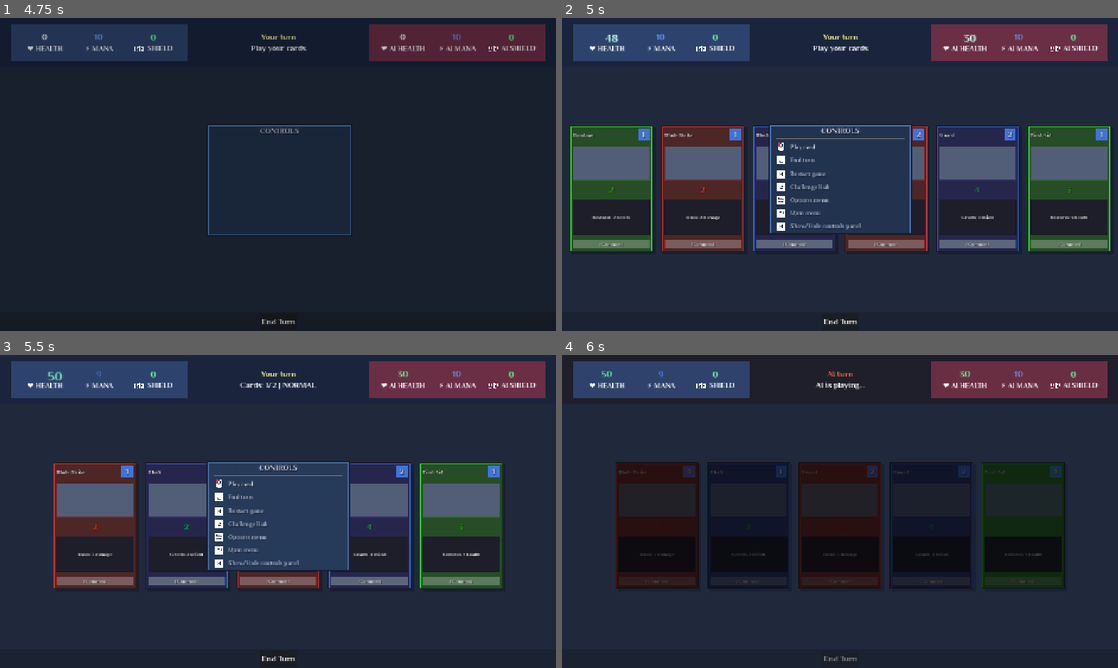
Above: before the commit, frames 1-4 (two rows, left to right).
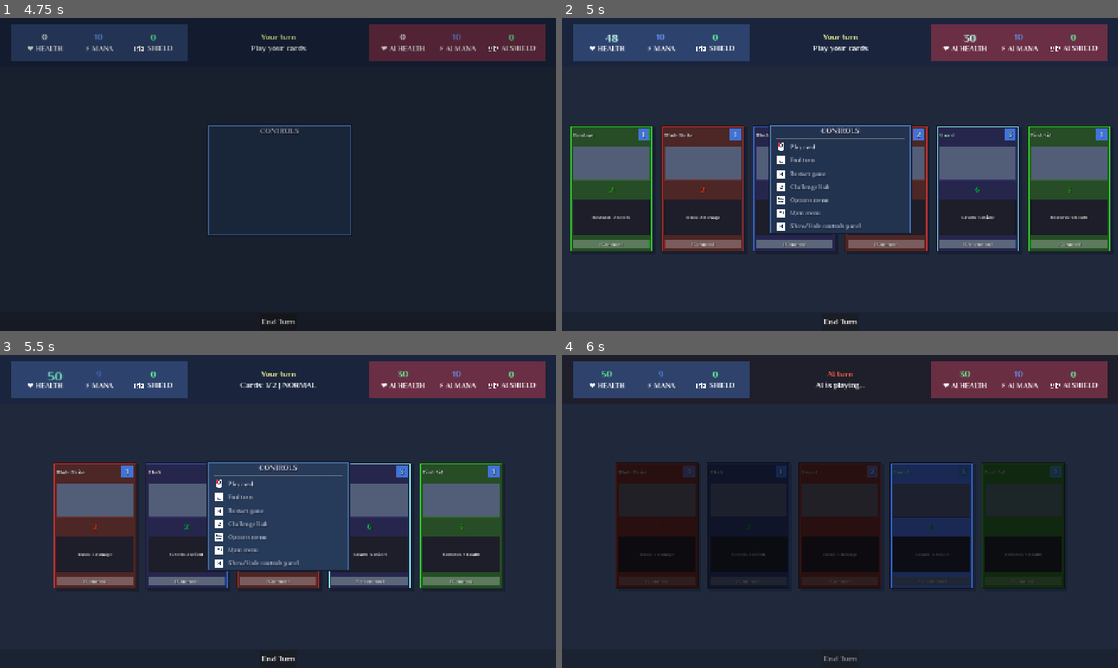
Above: after the commit, the same moments.

Repository: lextrack/Card-Vault-Keeper-Arena
Game: Godot game, scene res://scenes/ChallengeHub.tscn
Same seed, same stepped clock (60 frames per second), same inputs: the game is played once before the commit and once after it. This scene is started directly instead of the project's main scene. Video files are missing from this copy of the repository; at most half a second of black plays in their place. Sound files missing from this copy of the repository are replaced by a short silence.
Inputs (mouse positions are in pixels of both pictures, inside the frame that each line leads up to):
- Up to frame 1 (4.75 s): tap Enter (game_select) at 0.5 s; move the mouse to (400, 158) at 0.52 s; hold Right (ui_right) 0.53-1.28 s; hold C (ChallengeHub_access) 0.53-1.28 s; click (400, 158) at 0.67 s; move the mouse to (166, 190) at 1.27 s; hold Escape (game_back) 1.28-2 s; tap Space (end_turn_specific) at 1.35 s; click "START GAME" at 2 s; click "START GAME" at 2.75 s; click "PLAY NORMAL" at 3.5 s; move the mouse to (333, 105) at 4.27 s; hold Right (ui_right) from 4.28 s (still down); hold H (game_controls) from 4.28 s (still down)
- Up to frame 2 (5 s): keep holding Right (ui_right); keep holding H (game_controls)
- Up to frame 3 (5.5 s): move the mouse to (50, 524) at 5.02 s; release Right (ui_right) at 5.03 s; release H (game_controls) at 5.03 s; hold Up (ui_up) from 5.03 s (still down); tap Enter (game_select) at 5.1 s; click (50, 524) at 5.17 s
- Up to frame 4 (6 s): release Up (ui_up) at 5.75 s; click "End Turn" at 5.75 s

Frame 1 is identical in both runs. In frame 2, 0.2% of the frame differs, in the area x 67-83%, y 34-75%; in frame 3, 0.2%; in frame 4, 2.3%, in the area x 59-74%, y 34-75%.

Commit message:
Balance changes were made

Diff:
--- a/scripts/CardDatabase.gd
+++ b/scripts/CardDatabase.gd
@@ -53,7 +53,7 @@
 		},
 		{
 			"name": "Sharp Sword",
-			"cost": 3,
+			"cost": 4,
 			"damage": 6,
 			"type": "attack",
 			"rarity": RaritySystem.Rarity.UNCOMMON,
@@ -61,7 +61,7 @@
 		},
 		{
 			"name": "War Axe",
-			"cost": 3,
+			"cost": 4,
 			"damage": 6,
 			"type": "attack",
 			"rarity": RaritySystem.Rarity.UNCOMMON,
@@ -93,7 +93,7 @@
 		},
 		{
 			"name": "Deep Cut",
-			"cost": 4,
+			"cost": 6,
 			"damage": 8,
 			"type": "attack",
 			"rarity": RaritySystem.Rarity.RARE,
@@ -125,7 +125,7 @@
 		},
 		{
 			"name": "Berserker Fury",
-			"cost": 6,
+			"cost": 7,
 			"damage": 14,
 			"type": "attack",
 			"rarity": RaritySystem.Rarity.EPIC,
@@ -133,7 +133,7 @@
 		},
 		{
 			"name": "Execution",
-			"cost": 6,
+			"cost": 8,
 			"damage": 16,
 			"type": "attack",
 			"rarity": RaritySystem.Rarity.EPIC,
@@ -185,7 +185,7 @@
 		},
 		{
 			"name": "Potion",
-			"cost": 2,
+			"cost": 3,
 			"heal": 5,
 			"type": "heal",
 			"rarity": RaritySystem.Rarity.UNCOMMON,
@@ -209,7 +209,7 @@
 		},
 		{
 			"name": "Major Healing",
-			"cost": 4,
+			"cost": 7,
 			"heal": 16,
 			"type": "heal",
 			"rarity": RaritySystem.Rarity.RARE,
@@ -217,8 +217,8 @@
 		},
 		{
 			"name": "Divine Cure",
-			"cost": 4,
-			"heal": 9,
+			"cost": 5,
+			"heal": 10,
 			"type": "heal",
 			"rarity": RaritySystem.Rarity.RARE,
 			"weight": 10
@@ -244,17 +244,17 @@
 			"weight": 45
 		},
 		{
-			"name": "Parry",
-			"cost": 1,
-			"shield": 3,
+			"name": "Enhanced Blocking",
+			"cost": 4,
+			"shield": 6,
 			"type": "shield",
 			"rarity": RaritySystem.Rarity.COMMON,
 			"weight": 40
 		},
 		{
 			"name": "Guard",
-			"cost": 2,
-			"shield": 4,
+			"cost": 3,
+			"shield": 6,
 			"type": "shield",
 			"rarity": RaritySystem.Rarity.COMMON,
 			"weight": 38
@@ -278,14 +278,14 @@
 		{
 			"name": "Iron Defense",
 			"cost": 3,
-			"shield": 5,
+			"shield": 6,
 			"type": "shield",
 			"rarity": RaritySystem.Rarity.UNCOMMON,
 			"weight": 18
 		},
 		{
 			"name": "Reinforced Shield",
-			"cost": 3,
+			"cost": 4,
 			"shield": 6,
 			"type": "shield",
 			"rarity": RaritySystem.Rarity.RARE,
@@ -293,7 +293,7 @@
 		},
 		{
 			"name": "Steel Wall",
-			"cost": 4,
+			"cost": 5,
 			"shield": 8,
 			"type": "shield",
 			"rarity": RaritySystem.Rarity.RARE,
@@ -301,7 +301,7 @@
 		},
 		{
 			"name": "Fortress",
-			"cost": 4,
+			"cost": 6,
 			"shield": 9,
 			"type": "shield",
 			"rarity": RaritySystem.Rarity.EPIC,
@@ -313,7 +313,7 @@
 	return [
 		{
 			"name": "Quick Recovery",
-			"cost": 2,
+			"cost": 3,
 			"damage": 2,
 			"heal": 3,
 			"type": "hybrid",
@@ -331,34 +331,34 @@
 		},
 		{
 			"name": "Healing Ward",
-			"cost": 3,
+			"cost": 4,
 			"heal": 2,
-			"shield": 1,
+			"shield": 2,
 			"type": "hybrid",
 			"rarity": RaritySystem.Rarity.COMMON,
 			"weight": 35
 		},
 		{
 			"name": "Combat Medic",
-			"cost": 3,
-			"damage": 3,
-			"heal": 2,
+			"cost": 4,
+			"damage": 3,
+			"heal": 3,
 			"type": "hybrid",
 			"rarity": RaritySystem.Rarity.COMMON,
 			"weight": 42
 		},
 		{
 			"name": "Shield Strike",
-			"cost": 2,
-			"damage": 2,
-			"shield": 1,
+			"cost": 3,
+			"damage": 2,
+			"shield": 3,
 			"type": "hybrid",
 			"rarity": RaritySystem.Rarity.COMMON,
 			"weight": 38
 		},
 		{
 			"name": "Life Strike",
-			"cost": 4,
+			"cost": 5,
 			"damage": 8,
 			"heal": 10,
 			"type": "hybrid",
@@ -376,61 +376,61 @@
 		},
 		{
 			"name": "Guardian's Touch",
-			"cost": 4,
+			"cost": 5,
+			"heal": 4,
+			"shield": 6,
+			"type": "hybrid",
+			"rarity": RaritySystem.Rarity.UNCOMMON,
+			"weight": 18
+		},
+		{
+			"name": "Blessed Strike",
+			"cost": 4,
+			"damage": 3,
+			"heal": 1,
+			"type": "hybrid",
+			"rarity": RaritySystem.Rarity.UNCOMMON,
+			"weight": 15
+		},
+		{
+			"name": "Vampire Blade",
+			"cost": 5,
+			"damage": 3,
+			"heal": 10,
+			"type": "hybrid",
+			"rarity": RaritySystem.Rarity.UNCOMMON,
+			"weight": 22
+		},
+		{
+			"name": "Armored Strike",
+			"cost": 3,
+			"damage": 2,
+			"shield": 3,
+			"type": "hybrid",
+			"rarity": RaritySystem.Rarity.UNCOMMON,
+			"weight": 19
+		},
+		{
+			"name": "Paladin's Resolve",
+			"cost": 4,
+			"damage": 3,
 			"heal": 3,
-			"shield": 3,
-			"type": "hybrid",
-			"rarity": RaritySystem.Rarity.UNCOMMON,
-			"weight": 18
-		},
-		{
-			"name": "Blessed Strike",
-			"cost": 4,
-			"damage": 3,
-			"heal": 1,
-			"type": "hybrid",
-			"rarity": RaritySystem.Rarity.UNCOMMON,
-			"weight": 15
-		},
-		{
-			"name": "Vampire Blade",
-			"cost": 3,
-			"damage": 3,
-			"heal": 10,
-			"type": "hybrid",
-			"rarity": RaritySystem.Rarity.UNCOMMON,
-			"weight": 22
-		},
-		{
-			"name": "Armored Strike",
-			"cost": 3,
-			"damage": 2,
-			"shield": 3,
-			"type": "hybrid",
-			"rarity": RaritySystem.Rarity.UNCOMMON,
-			"weight": 19
-		},
-		{
-			"name": "Paladin's Resolve",
-			"cost": 4,
-			"damage": 3,
+			"type": "hybrid",
+			"rarity": RaritySystem.Rarity.RARE,
+			"weight": 12
+		},
+		{
+			"name": "Divine Retribution",
+			"cost": 6,
+			"damage": 4,
 			"heal": 3,
 			"type": "hybrid",
 			"rarity": RaritySystem.Rarity.RARE,
-			"weight": 12
-		},
-		{
-			"name": "Divine Retribution",
-			"cost": 5,
-			"damage": 4,
-			"heal": 2,
-			"type": "hybrid",
-			"rarity": RaritySystem.Rarity.RARE,
 			"weight": 10
 		},
 		{
 			"name": "Fortress Guard",
-			"cost": 5,
+			"cost": 6,
 			"damage": 2,
 			"shield": 5,
 			"type": "hybrid",
@@ -507,7 +507,7 @@
 	var starter_names = [
 		"Basic Strike", "Quick Strike", "Slash", "Sword", "Blade Strike", "Swift Cut",
 		"Bandage", "Minor Potion", "First Aid", "Herb Salve", "Potion",
-		"Block", "Parry", "Guard", "Basic Shield",
+		"Block", "Enhanced Blocking", "Guard", "Basic Shield",
 		"Quick Recovery", "Defensive Jab", "Combat Medic", "Shield Strike"
 	]
 
--- a/scripts/OptionsMenu.gd
+++ b/scripts/OptionsMenu.gd
@@ -74,7 +74,7 @@
 ]
 
 var default_master_volume: float = 1.0
-var default_music_volume: float = 0.5
+var default_music_volume: float = 0.4
 var default_sfx_volume: float = 1.0
 var default_window_mode: int = 2
 var default_resolution_index: int = 0
--- a/scripts/UnlockManager.gd
+++ b/scripts/UnlockManager.gd
@@ -163,7 +163,7 @@
 	"Herb Salve",
 	"First Aid",
 	"Block",
-	"Parry",
+	"Enhanced Blocking",
 	"Guard",
 	"Quick Recovery",
 	"Defensive Jab",
